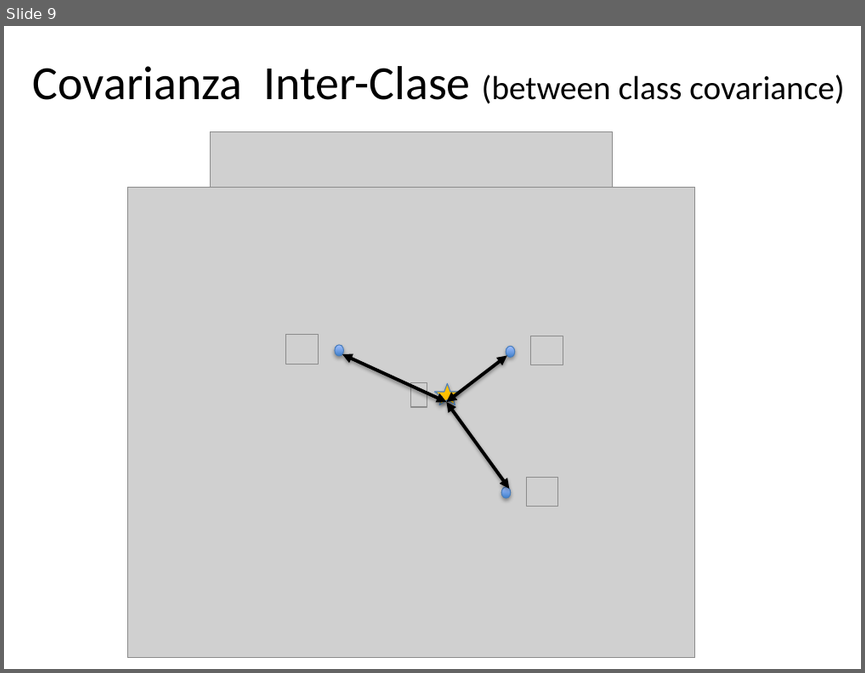
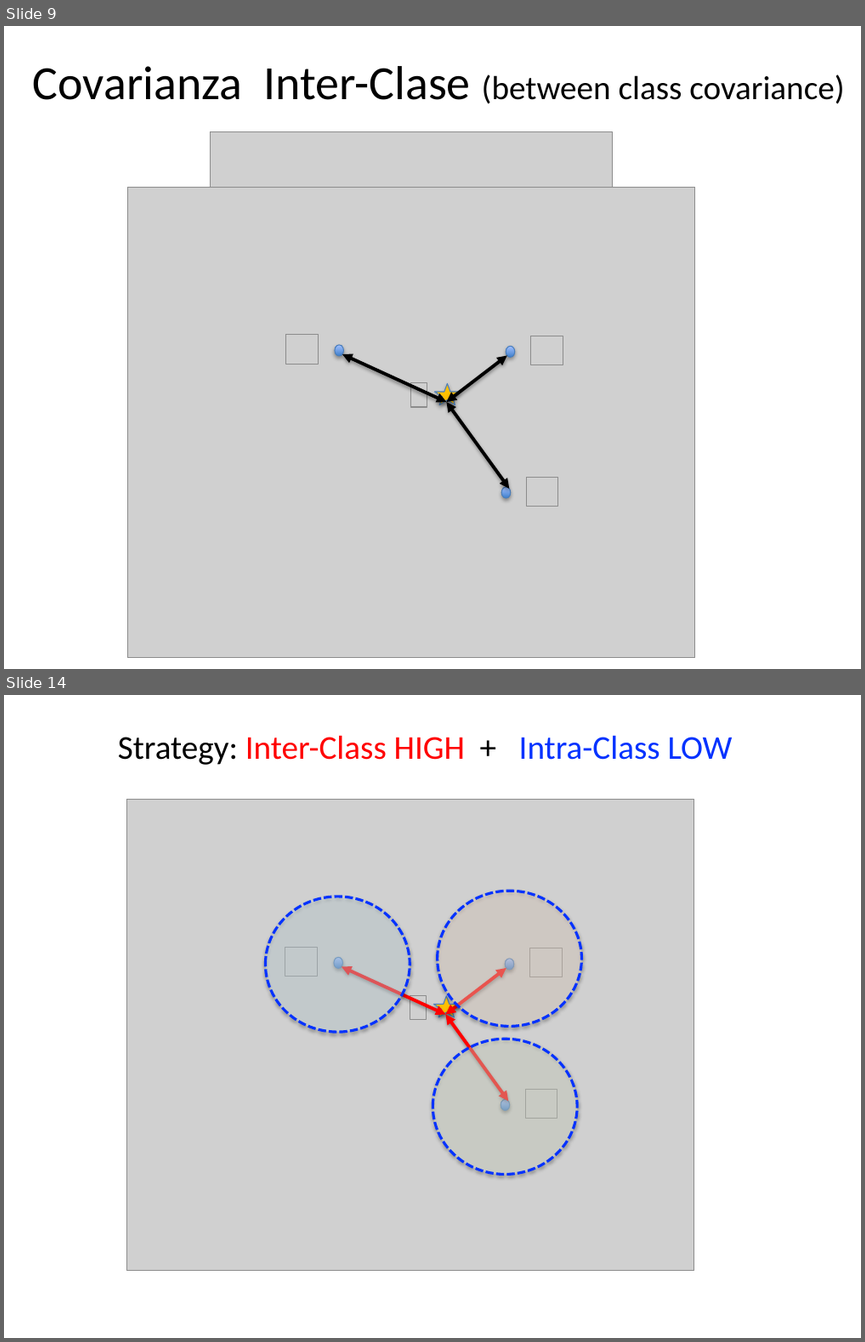
Before and after one commit to domingomery/patrones, a slide deck: clases/Cap03_Seleccion_de_Caracteristicas/presentations/PAT03_Fisher_Covarianzas.pptx. Shown one above the other, each under a label of ours: slide 9 before the commit, slides 9 and 14 after it; the slides between them are not shown. The pictures are 865x673 and 865x1342 pixels, drawn with LibreOffice and Linux fonts; fonts in the diff are those of the drawing; grey boxes stand for pictures. Boxes give left, top, right and bottom in pixels: in the first picture for what was removed or moved away, otherwise in the second. Text is boxed around its words. In the diff, an @@ line names an element or a change of style, - is before the commit and + after.

```diff
--- a/clases/Cap03_Seleccion_de_Caracteristicas/presentations/PAT03_Fisher_Covarianzas.pptx
+++ b/clases/Cap03_Seleccion_de_Caracteristicas/presentations/PAT03_Fisher_Covarianzas.pptx
@@ slide 14 added at [4, 695, 861, 1338], background #FFFFFF @@
@@ text added at [118, 735, 732, 765], 28 pt, text #FF0000 @@
+Strategy: Inter-Class HIGH + Intra-Class LOW
@@ picture added at [126, 800, 693, 1270] @@
@@ ellipse added at [265, 896, 409, 1032], fill #DBEEF4 at 36% opacity, outline #0432FF 2.25 pt dashed @@
@@ ellipse added at [438, 891, 581, 1026], fill #FDEADA at 36% opacity, outline #0432FF 2.25 pt dashed @@
@@ picture added at [285, 947, 318, 976] @@
@@ picture added at [529, 947, 562, 977] @@
@@ ellipse added at [334, 957, 342, 969], fill gradient #3F80CE to #A4C4FF, outline #4B7EBC 0.75 pt @@
@@ double arrow added from (341, 967) to (445, 1015), #FF0000 2.75 pt @@
@@ double arrow added from (445, 1015) to (506, 968), #FF0000 2.75 pt @@
@@ ellipse added at [506, 958, 514, 970], fill gradient #3F80CE to #A4C4FF, outline #4B7EBC 0.75 pt @@
@@ picture added at [409, 995, 426, 1019] @@
@@ star added at [434, 996, 460, 1017], fill #FFC000, outline #4B7EBC 0.75 pt @@
@@ double arrow added from (445, 1015) to (509, 1101), #FF0000 2.75 pt @@
@@ ellipse added at [432, 1038, 576, 1174], fill #EBF1DE at 36% opacity, outline #0432FF 2.25 pt dashed @@
@@ ellipse added at [501, 1100, 510, 1111], fill gradient #3F80CE to #A4C4FF, outline #4B7EBC 0.75 pt @@
@@ picture added at [526, 1089, 557, 1118] @@
```
Also in this commit, not shown: 6 slides changed, 1 other file.
